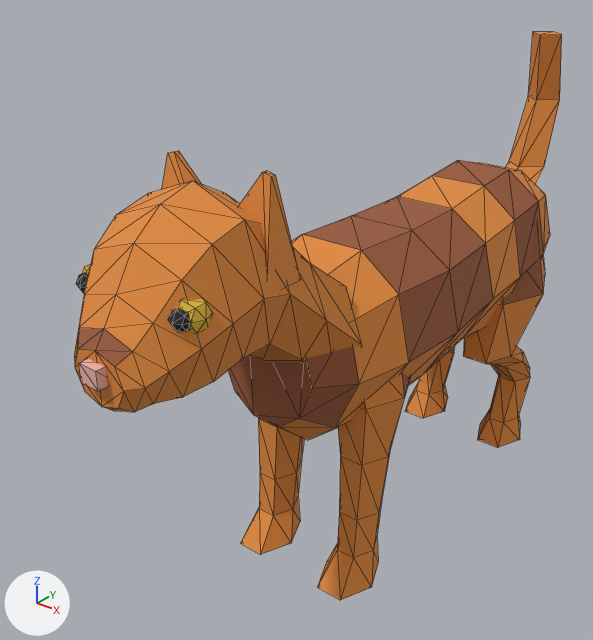
The glTF model site/models/GN_CatTabby_faceted_01.glb: old version first, new version second.
Before and after are seen from a camera (50 mm lens) standing at (0.318, -0.517, 0.463) and looking at (-0.046, -0.062, 0.181). Every picture has the same lights, and +X, +Y and +Z are marked at lower left. The older version comes first. Mesh edges are drawn as thin lines. Vertices at exactly the same position are counted once.

The scene before the commit, as lines of its bpy script (objects in view):
```python
me_gn_cattabby_faceted = bpy.data.meshes.new('GN_CatTabby_faceted')
me_gn_cattabby_faceted.from_pydata(...)  # 478 vertices, 900 faces; spans x -0.076..0.076, y -0.293..0.278, z 0.0..0.37
me_gn_cattabby_faceted.materials.append(mat_globalpalette)  # picture img_globalpalette
ob_gn_cattabby_faceted = bpy.data.objects.new('GN_CatTabby_faceted', me_gn_cattabby_faceted)
ob_gn_cattabby_faceted.location = (0.0, 0.0, 0.0)
```
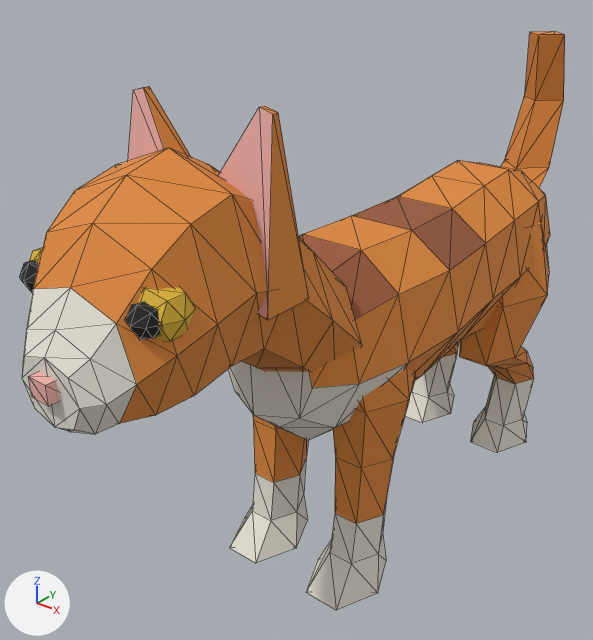
Location of each change, [x1, y1, x2, y2] in pixels of the pictures (593 x 640 px; the box of a moved part takes in the faces that stretch with it):
'GN_CatTabby_faceted', reshaped, surface changed (lighter, 12% wider)
    before: [74, 32, 562, 600]
    after: [19, 32, 565, 610]
part 1 of me_gn_cattabby_faceted, moved or reshaped
    before: [79, 359, 107, 391]
    after: [28, 371, 59, 406]
part 2 of me_gn_cattabby_faceted, moved or reshaped (mostly hidden)
    before: [82, 265, 90, 274]
    after: [29, 248, 42, 264]
part 3 of me_gn_cattabby_faceted, moved or reshaped
    before: [177, 299, 212, 334]
    after: [138, 287, 194, 342]
part 4 of me_gn_cattabby_faceted, moved or reshaped
    before: [76, 273, 88, 293]
    after: [19, 260, 39, 292]
part 5 of me_gn_cattabby_faceted, moved or reshaped
    before: [168, 308, 190, 332]
    after: [125, 302, 160, 340]
part 6 of me_gn_cattabby_faceted, moved or reshaped
    before: [74, 151, 410, 600]
    after: [22, 87, 415, 610]
part 7 of me_gn_cattabby_faceted, moved or reshaped
    before: [405, 32, 562, 447]
    after: [405, 32, 565, 452]
part 8 of me_gn_cattabby_faceted, surface changed (lighter)
    before: [74, 152, 543, 600]
    after: [22, 88, 547, 610]

The change, as a diff of the scene's bpy script:
```diff
--- a/site/models/GN_CatTabby_faceted_01.glb.py
+++ b/site/models/GN_CatTabby_faceted_01.glb.py
@@ me_gn_cattabby_faceted @@
 # used by ob_gn_cattabby_faceted; location = (0.0, 0.0, 0.0)
-me_gn_cattabby_faceted.from_pydata(...)  # 478 vertices, 900 faces; spans x -0.076..0.076, y -0.293..0.278, z 0.0..0.37
+me_gn_cattabby_faceted.from_pydata(...)  # 478 vertices, 900 faces; spans x -0.08..0.08, y -0.323..0.282, z 0.0..0.379
+# me_gn_cattabby_faceted part 1: the loose piece of 8 vertices spanning x -0.007..0.007, y -0.293..-0.281, z 0.243..0.255 is moved by (0.0, -0.03, 0.005)
+# me_gn_cattabby_faceted part 2: the loose piece of 30 vertices spanning x -0.047..-0.024, y -0.263..-0.24, z 0.271..0.291 is scaled about its middle by (1.48, 1.47, 1.47), then moved by (-0.005, -0.024, 0.012)
+# me_gn_cattabby_faceted part 3: the loose piece of 30 vertices spanning x 0.024..0.047, y -0.263..-0.24, z 0.271..0.291 is scaled about its middle by (1.48, 1.47, 1.47), then moved by (0.005, -0.024, 0.012)
+# me_gn_cattabby_faceted part 4: the loose piece of 30 vertices spanning x -0.044..-0.03, y -0.266..-0.252, z 0.275..0.287 is scaled about its middle by 1.47, then moved by (-0.005, -0.027, 0.012)
+# me_gn_cattabby_faceted part 5: the loose piece of 30 vertices spanning x 0.03..0.044, y -0.266..-0.252, z 0.275..0.287 is scaled about its middle by 1.47, then moved by (0.005, -0.027, 0.012)
+# me_gn_cattabby_faceted part 6: 152 of 478 vertices moved; they spanned x -0.066..0.066, y -0.287..-0.045, z 0.0..0.342 and now span x -0.07..0.07, y -0.317..-0.042, z 0.0..0.379; mean shift (0.0, -0.01, 0.005); largest move (-0.04, -0.191, 0.34) -> (-0.052, -0.203, 0.377)
+# me_gn_cattabby_faceted part 7: 100 of 478 vertices moved; they spanned x -0.076..0.076, y 0.079..0.278, z 0.0..0.37 and now span x -0.08..0.08, y 0.076..0.282, z 0.0..0.37; mean shift (0.0, 0.0, 0.0); largest move (0.053, 0.129, 0.0) -> (0.056, 0.121, 0.0)
+# me_gn_cattabby_faceted part 8: texture (UV) coordinates of 290 of 900 faces, centred in x -0.067..0.067, y -0.287..0.202, z 0.0..0.324, changed; they spanned u 0.03..0.28, v 0.84..0.97 and now span u 0.03..0.41, v 0.84..0.97
 me_gn_cattabby_faceted.materials.append(mat_globalpalette)
```
